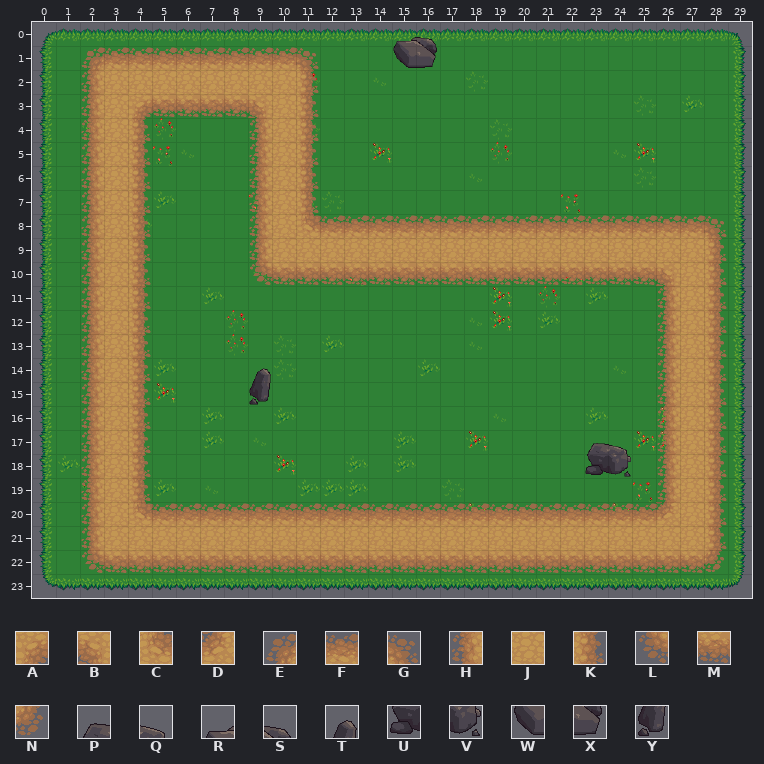
Two versions of a level (Tiled map, WordArena/android/assets/tiledmaps/game.tmx). The picture above was drawn from the file before the commit.
Cells are 32x32 px. Shown: x 0..29, y 0..23.
Key: from "Terrain": A 1, B 2, C 33, D 34, E 64, F 65, G 66, H 96, J 97, K 98, L 128, M 129, N 130, P 696, Q 697, R 698, S 699, T 700, U 728, V 729, W 730, X 731, Y 732.
_ is an empty cell.
Layers that did not change in this view are not listed.
Layer "path" before, first column x 0:
 0 _______________RS_____________
 1 __EFFFFFFFFG___WX_____________
 2 __HJJJJJJJJK__________________
 3 __HJAMMMMBJK__________________
 4 __HJK____HJK__________________
 5 __HJK____HJK__________________
 6 __HJK____HJK__________________
 7 __HJK____HJK__________________
 8 __HJK____HJCFFFFFFFFFFFFFFFFG_
 9 __HJK____HJJJJJJJJJJJJJJJJJJK_
10 __HJK____LMMMMMMMMMMMMMMMMBJK_
11 __HJK_____________________HJK_
12 __HJK_____________________HJK_
13 __HJK_____________________HJK_
14 __HJK____T________________HJK_
15 __HJK____Y________________HJK_
16 __HJK_____________________HJK_
17 __HJK__________________PQ_HJK_
18 __HJK__________________UV_HJK_
19 __HJK_____________________HJK_
20 __HJCFFFFFFFFFFFFFFFFFFFFFDJK_
21 __HJJJJJJJJJJJJJJJJJJJJJJJJJK_
22 __LMMMMMMMMMMMMMMMMMMMMMMMMMN_
23 ______________________________
Now the later version:
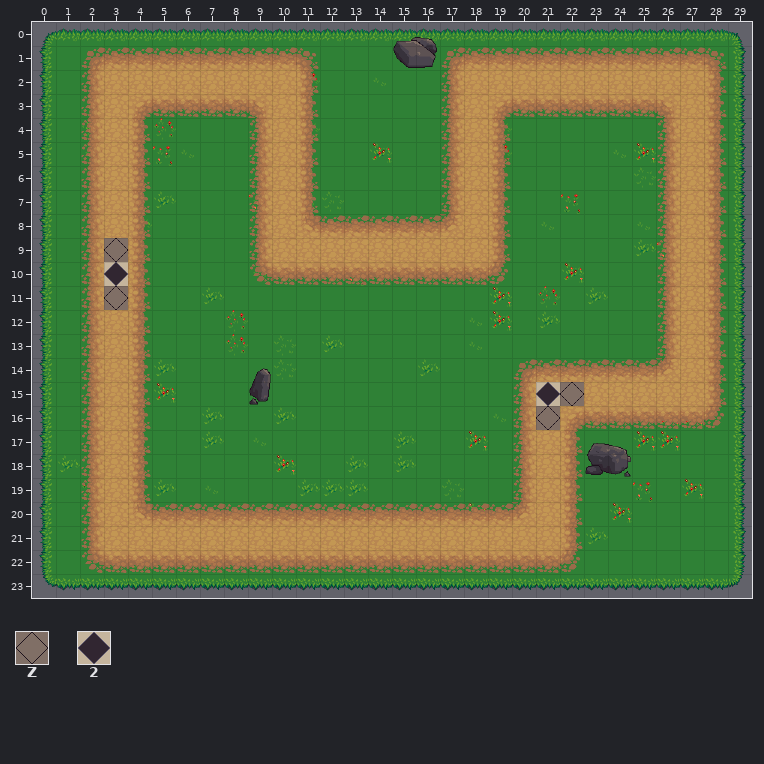
Further tiles: from "Terrain": Z 620, 2 621.
Edits made:
Layer "path":
y 1: x 17..28 ____________ -> EFFFFFFFFFFG
y 2: x 17..28 ____________ -> HJJJJJJJJJJK
y 3: x 17..28 ____________ -> HJAMMMMMMBJK
y 4..7: x 17..19 ___ -> HJK; x 26..28 ___ -> HJK
y 8: x 17..28 FFFFFFFFFFFG -> DJK______HJK
y 9: x 3 J -> Z; x 19..26 JJJJJJJJ -> K______H
y 10: x 3 J -> 2; x 19..26 MMMMMMMB -> N______H
y 11: x 3 J -> Z
y 14: x 20..26 ______H -> EFFFFFD
y 15: x 20..26 ______H -> H2ZJJJJ
y 16: x 20..28 ______HJK -> HZAMMMMMN
y 17..19: x 20..22 ___ -> HJK; x 26..28 HJK -> ___
y 20: x 20..28 FFFFFFDJK -> DJK______
y 21: x 22..28 JJJJJJK -> K______
y 22: x 22..28 MMMMMMN -> N______
Boxes around the changes in both pictures, in picture pixels (x1, y1, x2, y2):
changed: (440, 47, 727, 286)
changed: (104, 238, 128, 310)
changed: (512, 358, 727, 573)
